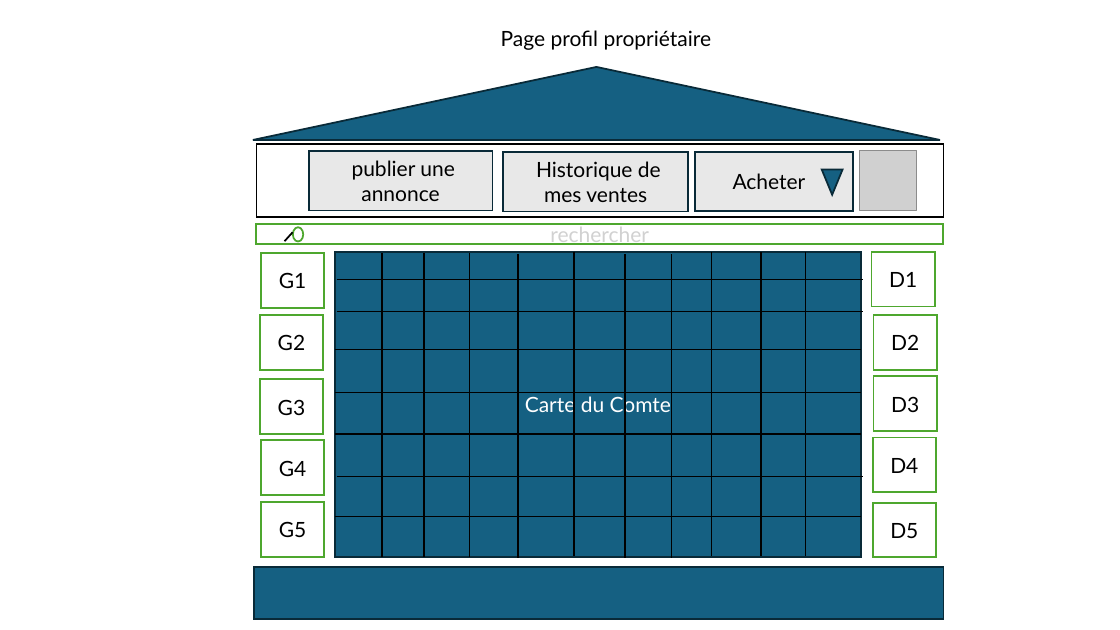
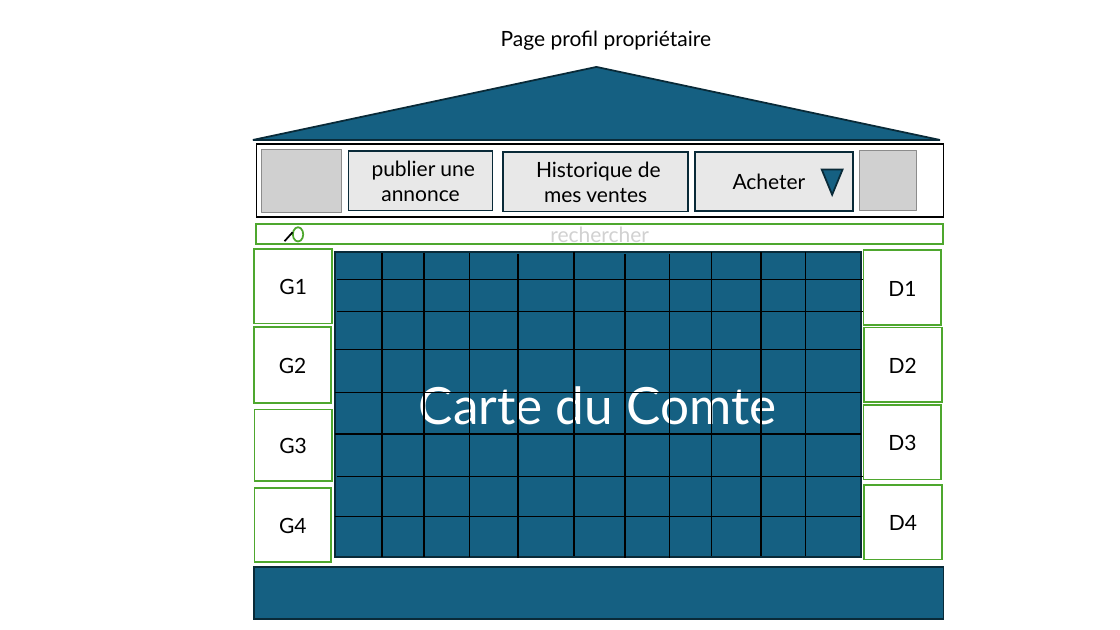
Before and after one commit to cours-de-visualisations/projet1, a slide deck: slide 3 of visualisation.pptx (slide 2 before the commit). Drawn at 1120x630 pixels with LibreOffice and Linux fonts; fonts in the diff are those of the drawing; grey boxes stand for pictures. Boxes give left, top, right and bottom in pixels: in the first picture for what was removed or moved away, otherwise in the second. Text is boxed around its words. In the diff, an @@ line names an element or a change of style, - is before the commit and + after.

```diff
--- a/visualisation.pptx
+++ b/visualisation.pptx
@@ picture added at [262, 150, 342, 213] @@
@@ rectangle "publier une annonce": place and size @@
-rectangle "publier une annonce" at [308, 151, 492, 211]
+rectangle "publier une annonce" at [349, 151, 492, 211]
@@ rectangle "G1": place and size @@
-rectangle "G1" at [261, 253, 324, 308]
+rectangle "G1" at [255, 249, 333, 323]
@@ rectangle "Carte du Comte" at [335, 252, 861, 557]: size 18 to 44 pt @@
@@ rectangle "D1": place and size @@
-rectangle "D1" at [872, 252, 935, 307]
+rectangle "D1" at [864, 250, 942, 325]
@@ rectangle "G2": place and size @@
-rectangle "G2" at [260, 315, 323, 370]
+rectangle "G2" at [254, 327, 331, 403]
@@ rectangle "D2": place and size @@
-rectangle "D2" at [874, 315, 937, 370]
+rectangle "D2" at [864, 328, 942, 402]
@@ rectangle "G3": place and size @@
-rectangle "G3" at [260, 380, 323, 434]
+rectangle "G3" at [255, 410, 332, 482]
@@ rectangle "D3": place and size @@
-rectangle "D3" at [874, 376, 937, 431]
+rectangle "D3" at [864, 405, 942, 480]
@@ rectangle "G4": place and size @@
-rectangle "G4" at [261, 440, 324, 495]
+rectangle "G4" at [255, 488, 332, 563]
@@ rectangle removed at [261, 502, 324, 557] @@
-G5
@@ rectangle "D4": place and size @@
-rectangle "D4" at [873, 438, 936, 492]
+rectangle "D4" at [865, 485, 943, 560]
@@ rectangle removed at [873, 502, 936, 557] @@
-D5
```
Also in this commit, not shown: 1 other slide changed, 2 slides added, 7 other files.
